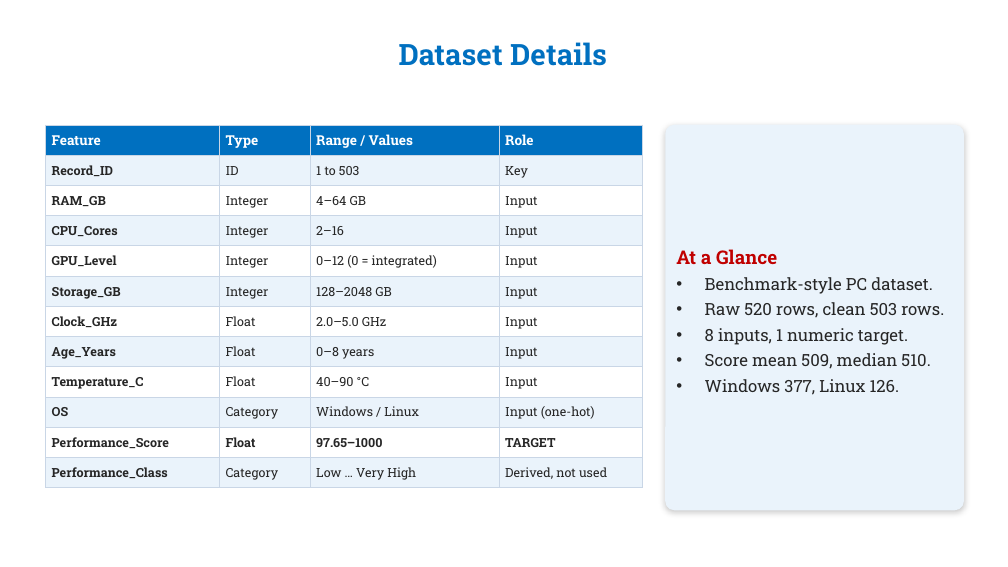
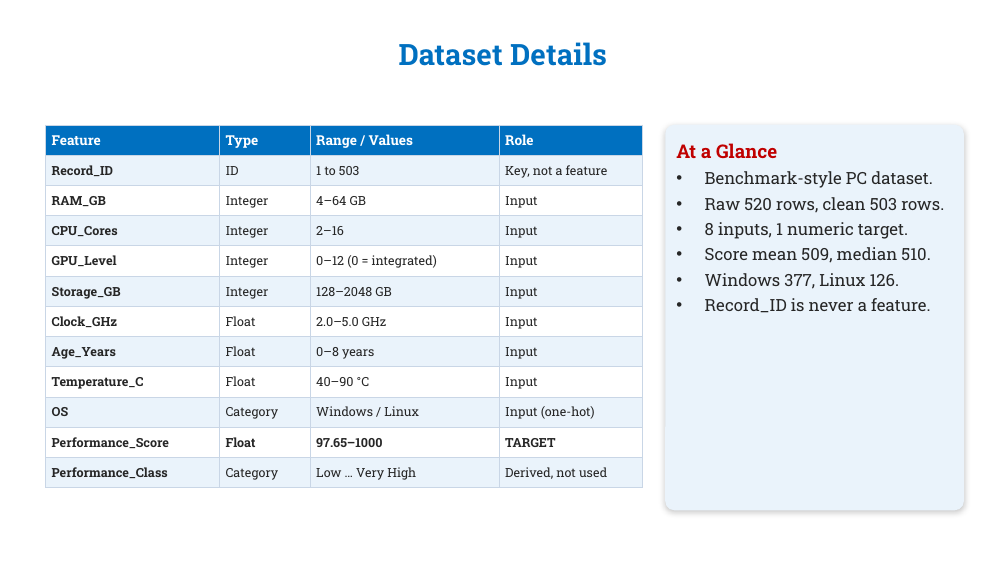
Before and after one commit to Sashankdeva/PC_Performance_Predictor, a slide deck: slide 5 of PC_Performance_Predictor_ML_Review.pptx. Drawn at 1008x567 pixels with LibreOffice and Linux fonts; fonts in the diff are those of the drawing; background and template pictures are left out. Boxes give left, top, right and bottom in pixels: in the first picture for what was removed or moved away, otherwise in the second. Text is boxed around its words. In the diff, an @@ line names an element or a change of style, - is before the commit and + after.

```diff
--- a/PC_Performance_Predictor_ML_Review.pptx
+++ b/PC_Performance_Predictor_ML_Review.pptx
@@ table at bbox=[45, 125, 643, 488] @@
-row 2, column 4: Key
+row 2, column 4: Key, not a feature
@@ rounded rectangle "At a Glance" at bbox=[665, 125, 964, 510]: vertical alignment middle to top @@
@@ text in rounded rectangle at bbox=[705, 298, 930, 313]: paragraph added @@
+• Record_ID is never a feature.
```
Also in this commit, not shown: 22 other slides changed, 1 slide added, 4 other files.
